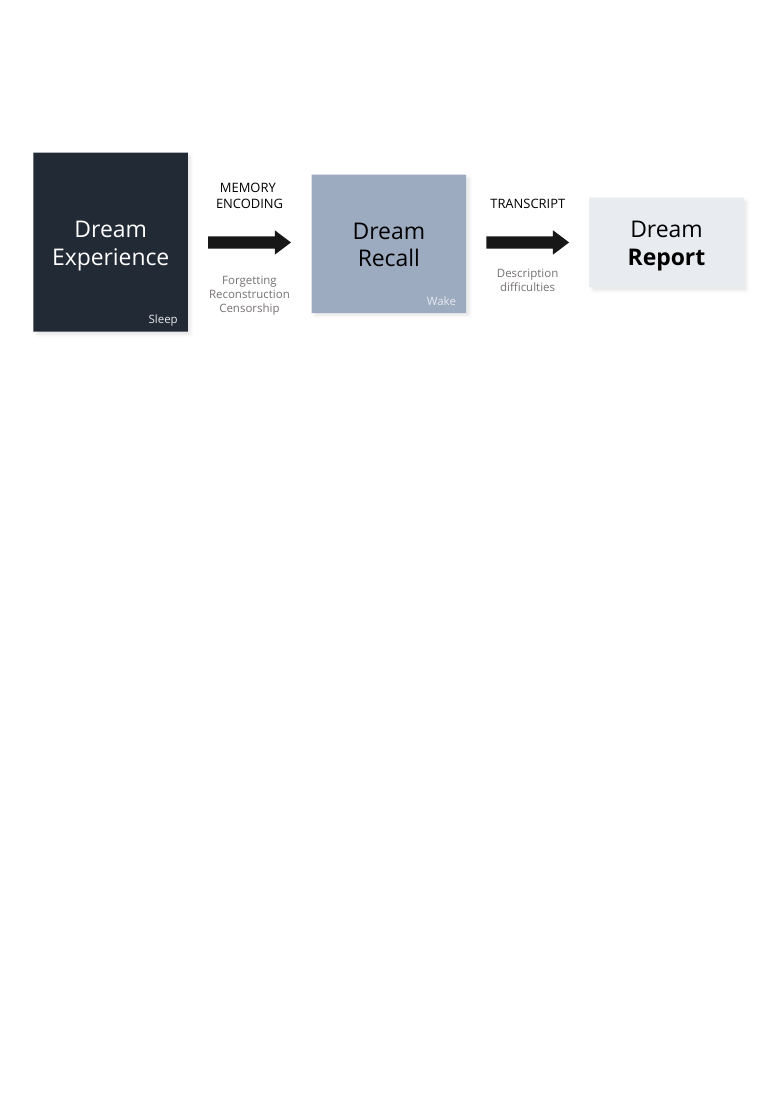
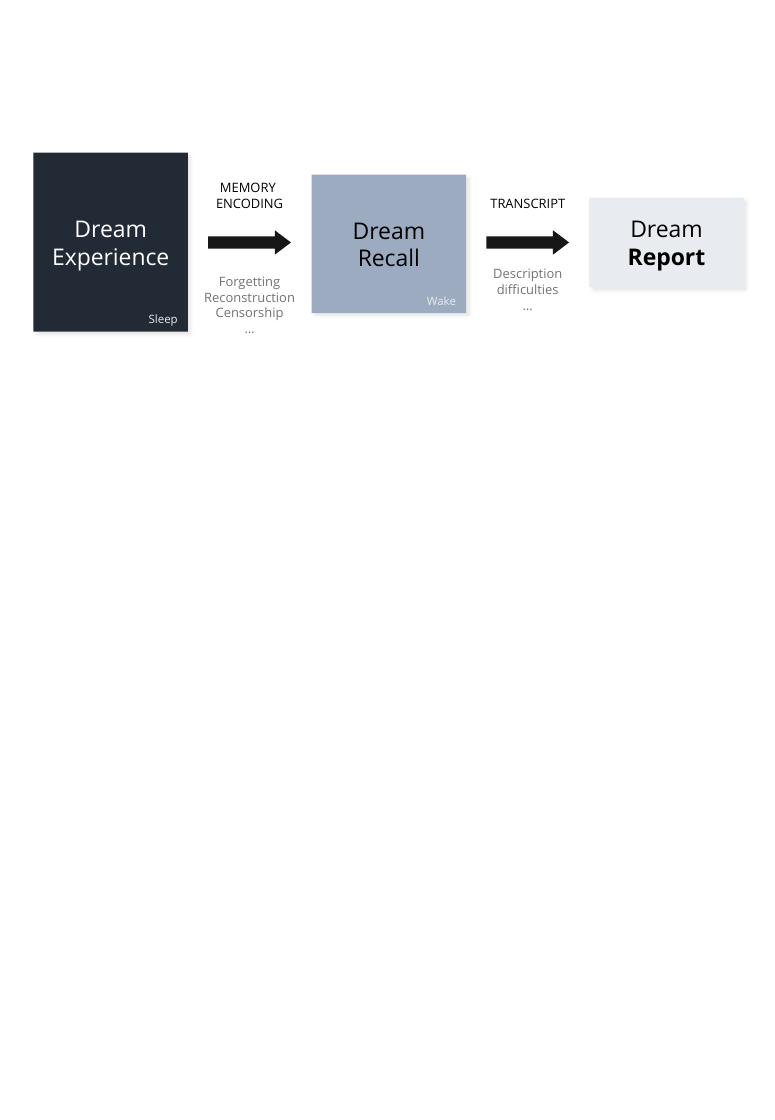
Before and after one commit to raphaelvallat/Thesis, a slide deck: slide 1 of Fig/Intro/Intro_Guenole/Intro_Guenole.pptx. Drawn at 775x1120 pixels with LibreOffice and Linux fonts; fonts in the diff are those of the drawing. Boxes give left, top, right and bottom in pixels: in the first picture for what was removed or moved away, otherwise in the second. Text is boxed around its words. In the diff, an @@ line names an element or a change of style, - is before the commit and + after.

```diff
--- a/Fig/Intro/Intro_Guenole/Intro_Guenole.pptx
+++ b/Fig/Intro/Intro_Guenole/Intro_Guenole.pptx
@@ text at (204, 276, 295, 320): paragraph added @@
+…
@@ text at (493, 269, 562, 294): paragraph added @@
+…
@@ text at (493, 269, 562, 294): size 8 to 9 pt @@
@@ text at (204, 276, 295, 320): size 8 to 9 pt @@
```
Also in this commit, not shown: 18 other files.
